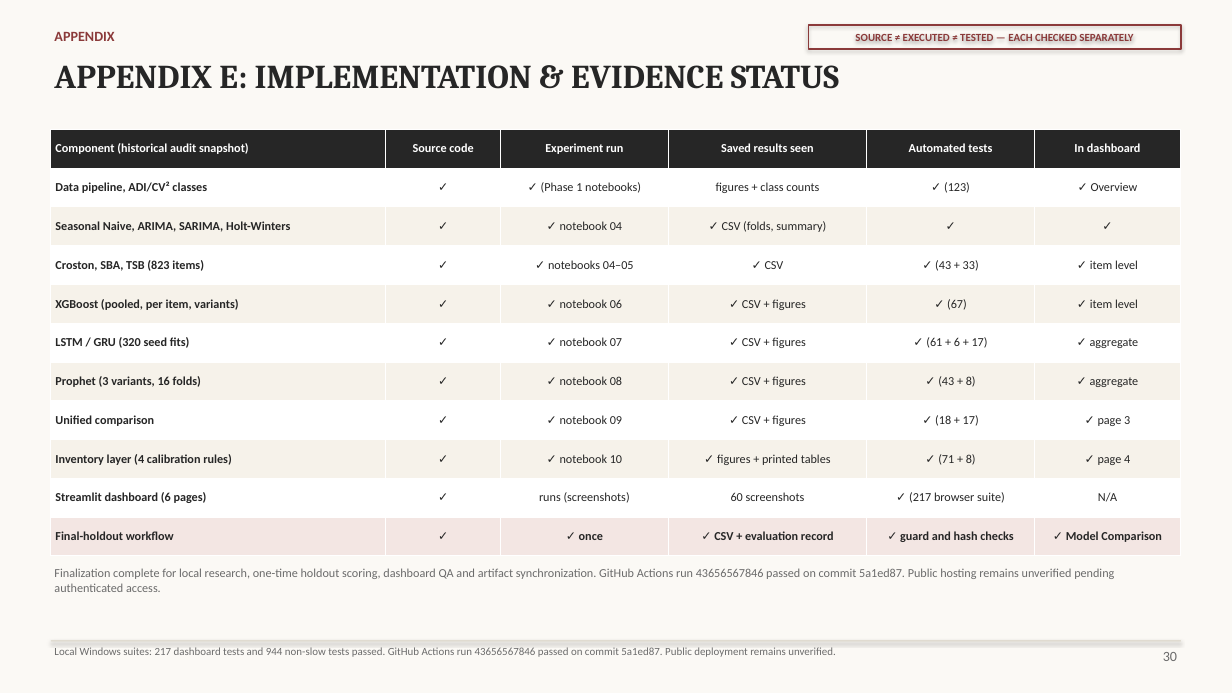
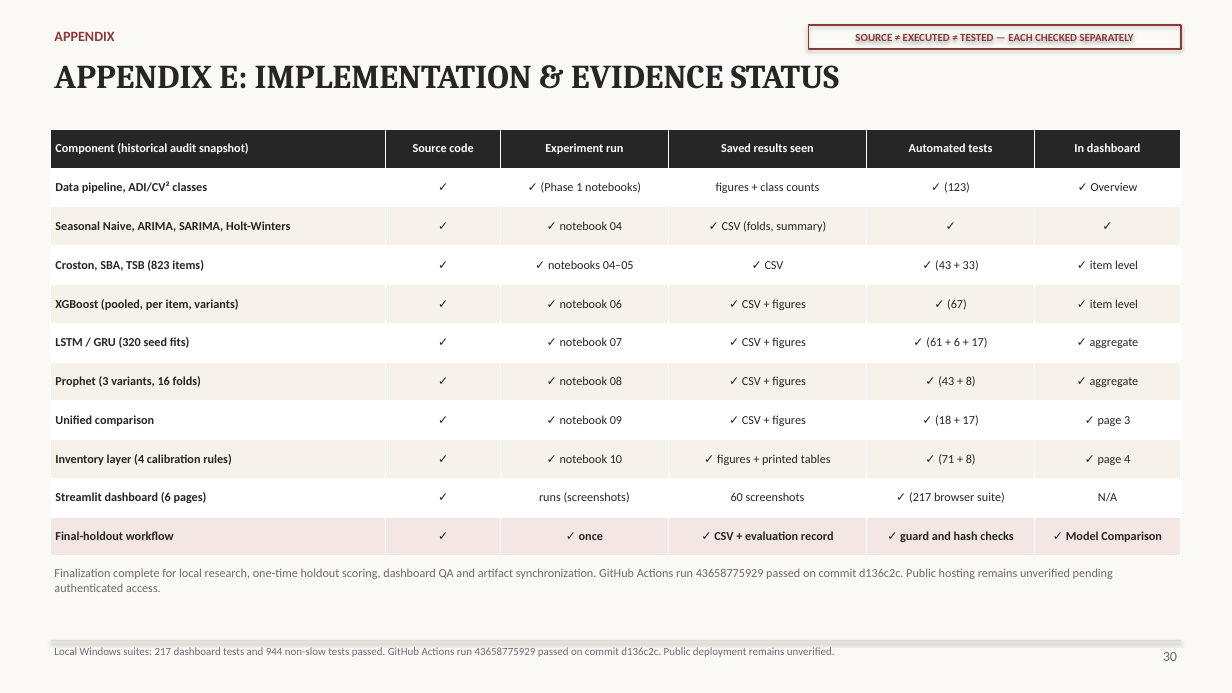
Before and after one commit to nitishhkr11/intermittent-retail-demand-forecasting, a slide deck: slide 30 of presentation/RiverDemand_Final_Project_Presentation_Final.pptx. Drawn at 1232x693 pixels with LibreOffice and Linux fonts; fonts in the diff are those of the drawing. Boxes give left, top, right and bottom in pixels: in the first picture for what was removed or moved away, otherwise in the second. Text is boxed around its words. In the diff, an @@ line names an element or a change of style, - is before the commit and + after.

```diff
--- a/presentation/RiverDemand_Final_Project_Presentation_Final.pptx
+++ b/presentation/RiverDemand_Final_Project_Presentation_Final.pptx
@@ text at (54,568,1113,592): text changed @@
-Finalization complete for local research, one-time holdout scoring, dashboard QA and artifact synchronization. GitHub Actions run 43656567846 passed on commit 5a1ed87. Public hosting remains unverified pending authenticated access.
+Finalization complete for local research, one-time holdout scoring, dashboard QA and artifact synchronization. GitHub Actions run 43658775929 passed on commit d136c2c. Public hosting remains unverified pending authenticated access.
@@ text at (54,647,835,657): text changed @@
-Local Windows suites: 217 dashboard tests and 944 non-slow tests passed. GitHub Actions run 43656567846 passed on commit 5a1ed87. Public deployment remains unverified.
+Local Windows suites: 217 dashboard tests and 944 non-slow tests passed. GitHub Actions run 43658775929 passed on commit d136c2c. Public deployment remains unverified.
```
Also in this commit, not shown: 2 other slides changed, 10 other files.
